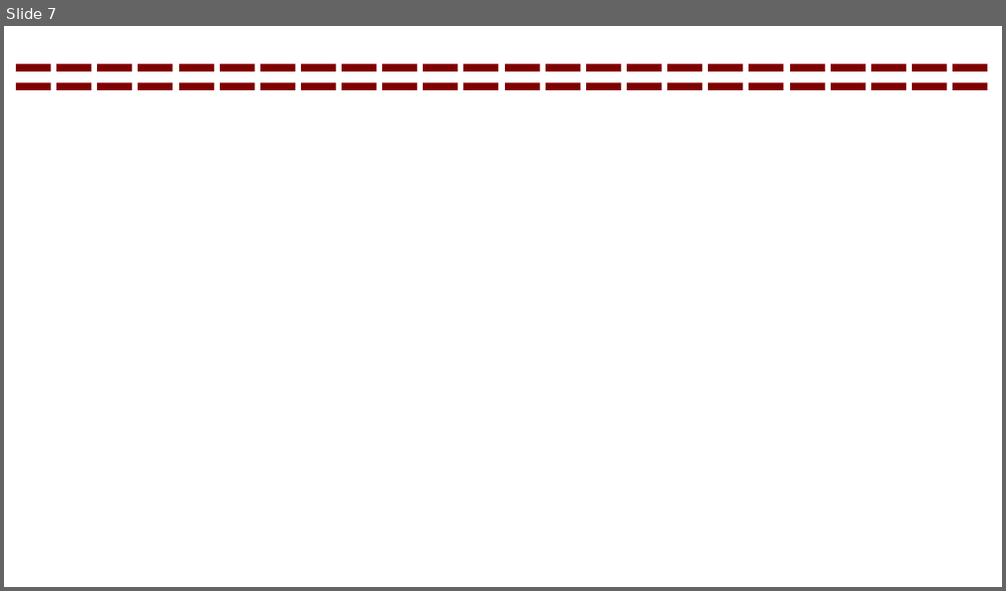
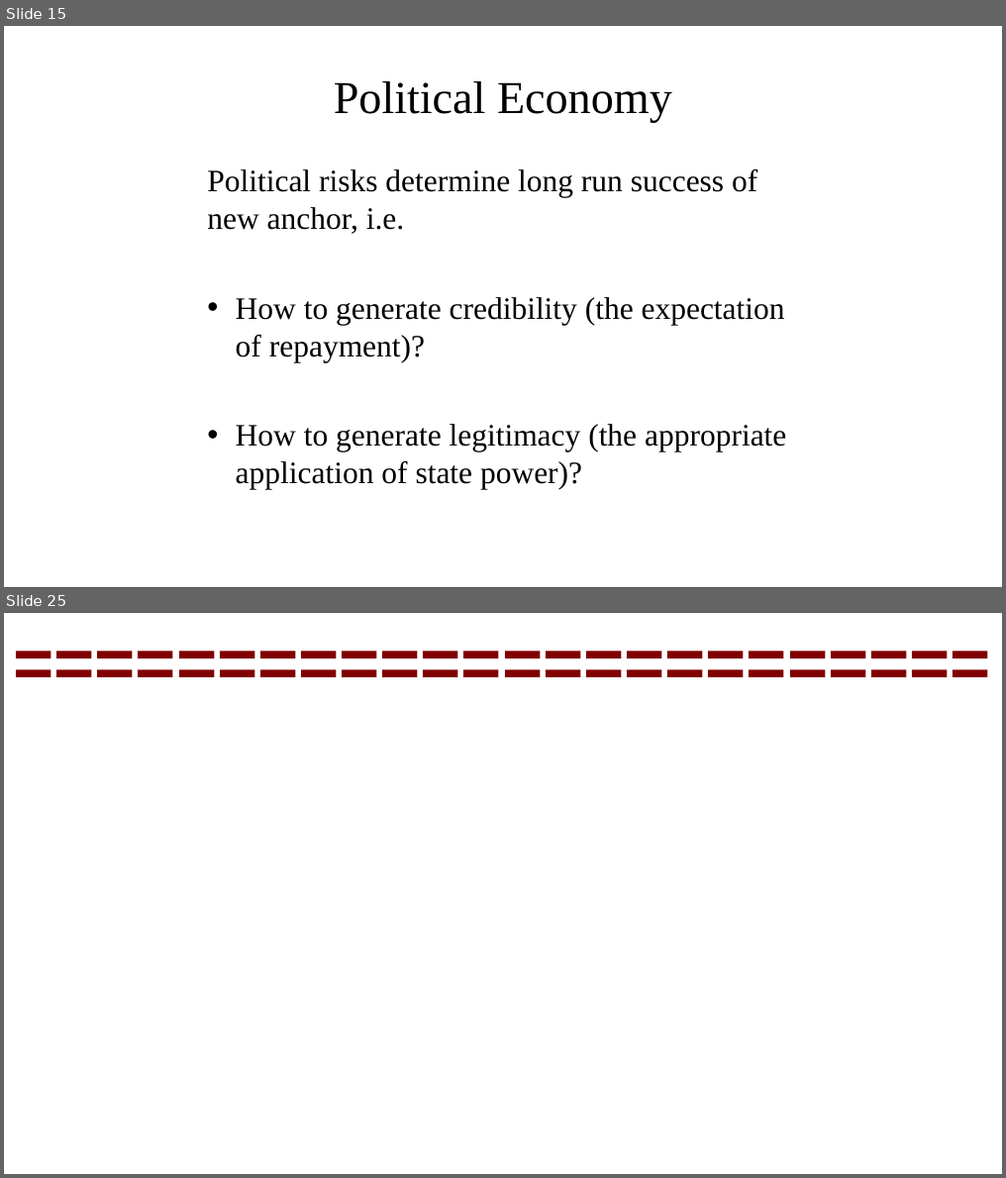
Before and after one commit to braddelong/public-files, a slide deck: future-of-fintech-conference-2020-10-19.pptx. Shown one above the other, each under a label of ours: slide 7 before the commit, slides 15 and 25 after it; the slides between them are not shown. The pictures are 1006x591 and 1006x1178 pixels, drawn with LibreOffice and Linux fonts; fonts in the diff are those of the drawing. Boxes give left, top, right and bottom in pixels: in the first picture for what was removed or moved away, otherwise in the second. Text is boxed around its words. In the diff, an @@ line names an element or a change of style, - is before the commit and + after.

```diff
--- a/future-of-fintech-conference-2020-10-19.pptx
+++ b/future-of-fintech-conference-2020-10-19.pptx
@@ slide 15 added at box(4, 26, 1002, 587), background #FFFFFF @@
@@ title added at box(334, 81, 672, 122), 88 pt, text #000000 @@
+Political Economy
@@ text added at box(207, 170, 786, 490), 60 pt, text #000000 @@
+Political risks determine long run success of new anchor, i.e.
+• How to generate credibility (the expectation of repayment)?
+• How to generate legitimacy (the appropriate application of state power)?
@@ what was slide 7 is now slide 25 @@
```
Also in this commit, not shown: 2 slides changed, 17 other slides added, 1 other file.
